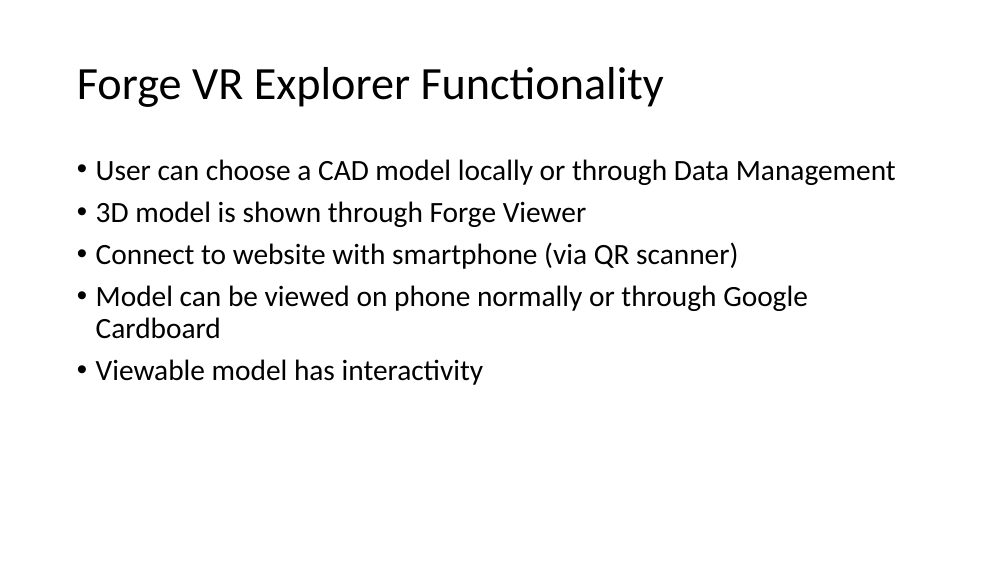
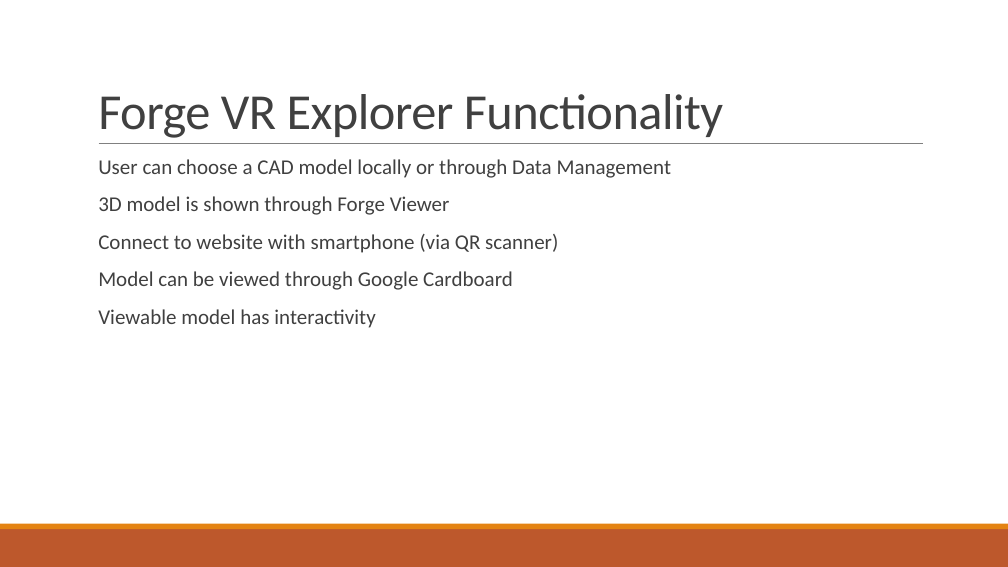
Before and after one commit to gonsalvg/Capstone-Forge-App, a slide deck: slide 6 of Progress Report/Progress report.pptx. Drawn at 1008x567 pixels with LibreOffice and Linux fonts; fonts in the diff are those of the drawing. Boxes give left, top, right and bottom in pixels: in the first picture for what was removed or moved away, otherwise in the second. Text is boxed around its words. In the diff, an @@ line names an element or a change of style, - is before the commit and + after.

```diff
--- a/Progress Report/Progress report.pptx
+++ b/Progress Report/Progress report.pptx
@@ title "Forge VR Explorer Functionality": place and size @@
-title "Forge VR Explorer Functionality" at [77,67,664,107]
+title "Forge VR Explorer Functionality" at [98,94,723,138]
@@ title "Forge VR Explorer Functionality" at [98,94,723,138]: size 44 to 48 pt, text colour #000000 to #404040, letter spacing 0 to -0.5 pt; line spacing 0.9 to 0.85; vertical alignment middle to bottom @@
@@ line added from (99, 144) to (923, 144), #808080 0.5 pt @@
@@ text at [98,159,672,328]: size 28 to 20 pt, text colour #000000 to #404040 in "User can choose a CAD model locally ...", "3D model is shown through Forge Viewer", "Connect to website with smartphone (via QR ...", "Viewable model has interactivity"; bullet • to  ; more space between paragraphs @@
@@ text at [98,271,513,290]: text changed; size 28 to 20 pt; text colour #000000 to #404040 @@
-• Model can be viewed on phone normally or through Google Cardboard
+  Model can be viewed through Google Cardboard
@@ rectangle added at [0,529,1008,567], fill #BD582C @@
@@ rectangle added at [0,524,1008,529], fill #E48312 @@
```
Also in this commit, not shown: 32 other slides changed, 2 slides added, 1 slide removed.
